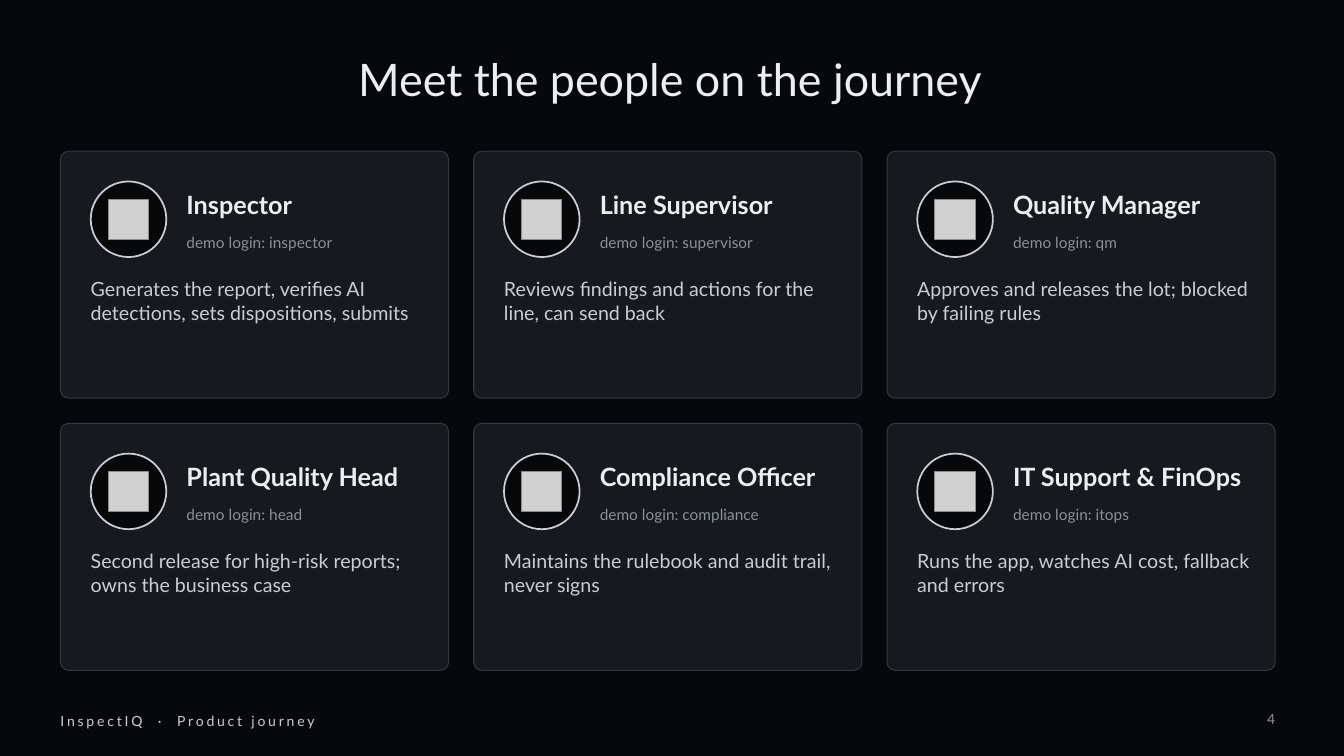
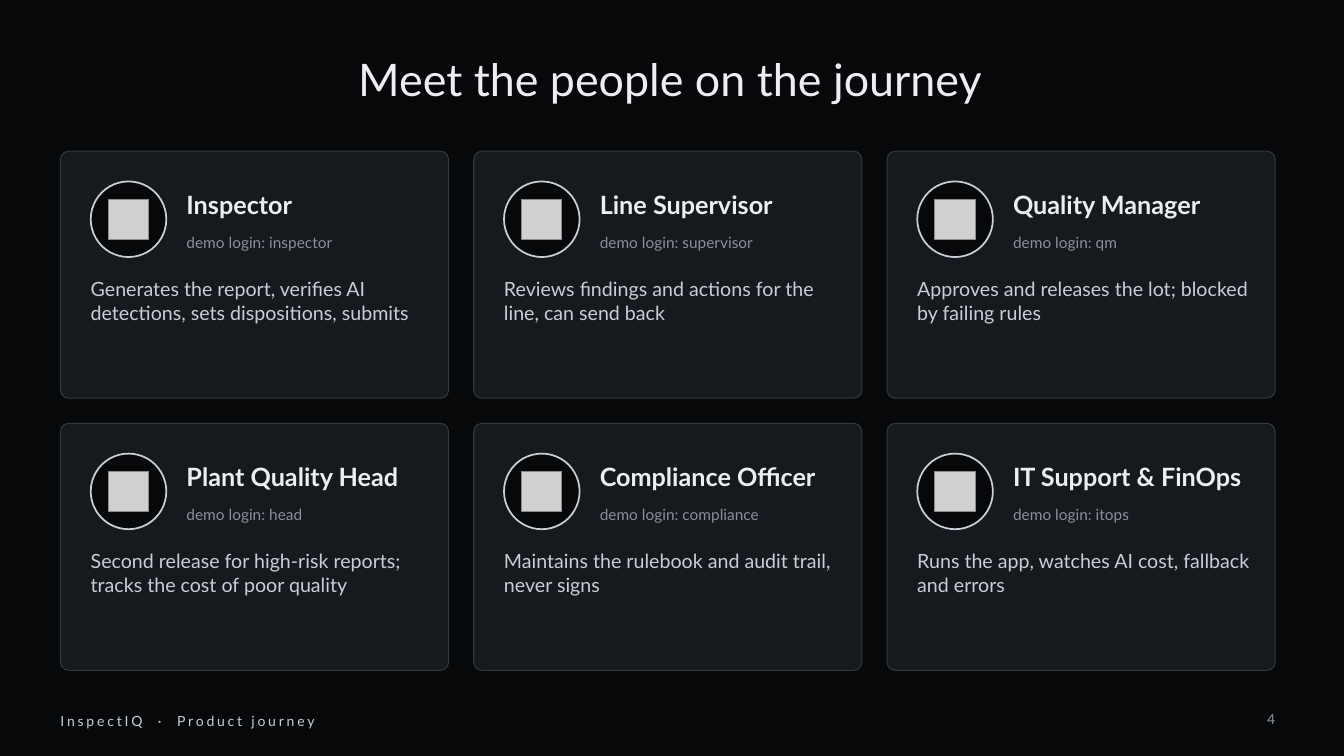
Before and after one commit to TheTanmoy/InspectIQ, a slide deck: slide 4 of docs/InspectIQ_Product_Journey.pptx. Drawn at 1344x756 pixels with LibreOffice and Linux fonts; fonts in the diff are those of the drawing; grey boxes stand for pictures. Boxes give left, top, right and bottom in pixels: in the first picture for what was removed or moved away, otherwise in the second. Text is boxed around its words. In the diff, an @@ line names an element or a change of style, - is before the commit and + after.

```diff
--- a/docs/InspectIQ_Product_Journey.pptx
+++ b/docs/InspectIQ_Product_Journey.pptx
@@ text at [91, 553, 401, 596]: text changed @@
-Second release for high-risk reports; owns the business case
+Second release for high-risk reports; tracks the cost of poor quality
```
Also in this commit, not shown: 1 other slide changed, 1 slide added, 32 other files.
